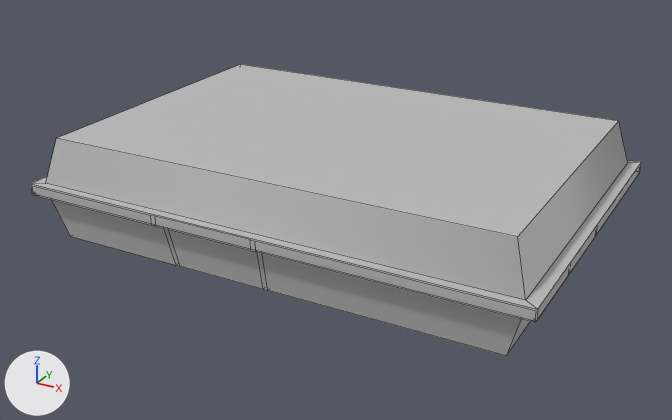
A saved change to the FBX model Assets/ART/VISUAL/Models/ITEM_Health_Set/ITEM_Health_Large.fbx.
The view is the same before and after, from a 50 mm lens placed at (0.407, -0.758, 0.344), pointed at (-0.002, -0.015, -0.028). Lighting does not change. The marker at lower left points along +X, +Y and +Z. Mesh edges are drawn as thin lines. Where no turn or scale is listed for an object, it has been applied to the vertices. Vertices at the same position are counted once.

Objects in the first picture: 'bentoRice2'.
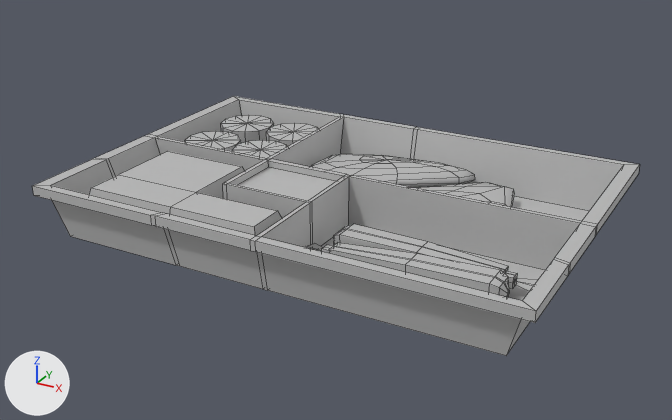
Changed parts and their boxes (x1, y1, x2, y2) in the pictures (672 x 420 px):
'bentoRice2', reshaped (11% shorter): before (31, 64, 641, 356); after (32, 96, 640, 356)
part 1 of me_mesh, deleted: before (31, 64, 641, 321)

Edits to the bpy script that builds the scene:
```text
Change me_mesh:
    where me_mesh.from_pydata(...)  # 668 vertices, 706 faces; spans x -0.251..0.251, y -0.171..0.171, z -0.051..0.051
    used by ob_bentorice2; location = (0.0, 0.0, 0.0012)
    me_mesh part 1: the loose piece of 20 vertices spanning x -0.251..0.251, y -0.171..0.171, z -0.004..0.051 is deleted
    remove me_mesh.materials.append(mat_blinn1)  # grey #bcbcbc
```
